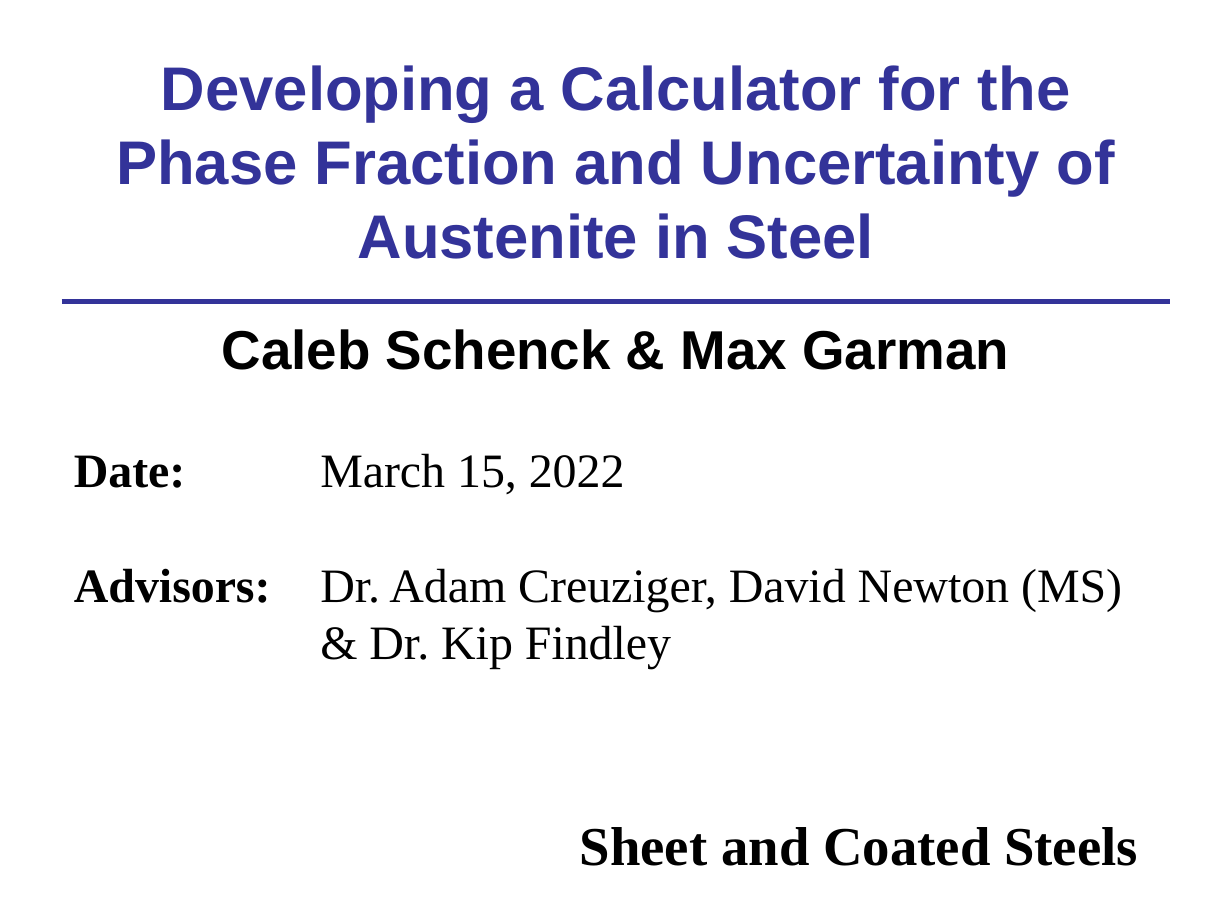
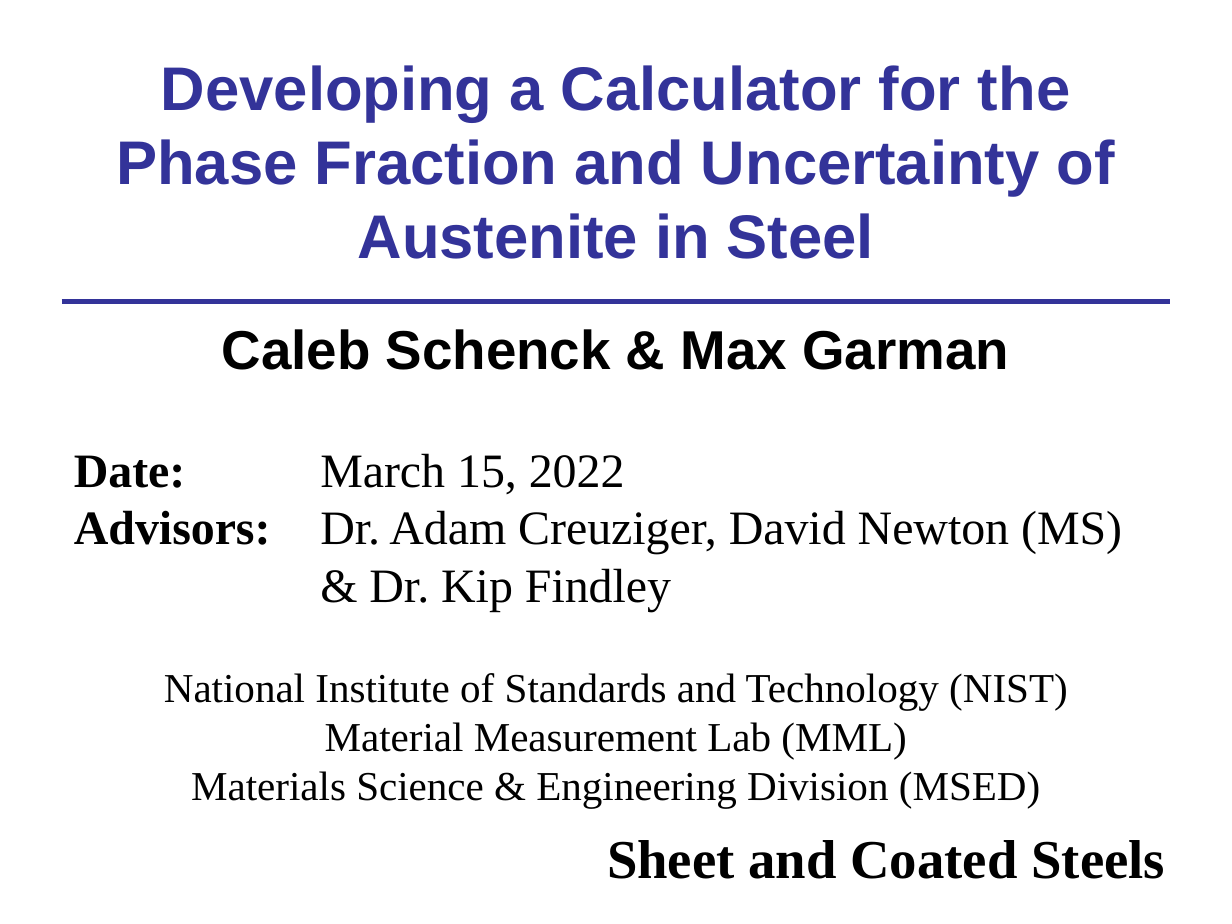
Before and after one commit to usnistgov/AusteniteCalculator, a slide deck: slide 1 of ASPPRC_presentation.pptx. Drawn at 1232x924 pixels with LibreOffice and Linux fonts; fonts in the diff are those of the drawing. Boxes give left, top, right and bottom in pixels: in the first picture for what was removed or moved away, otherwise in the second. Text is boxed around its words. In the diff, an @@ line names an element or a change of style, - is before the commit and + after.

```diff
--- a/ASPPRC_presentation.pptx
+++ b/ASPPRC_presentation.pptx
@@ text at (x1=164, y1=673, x2=1068, y2=808): paragraphs added @@
+National Institute of Standards and Technology (NIST)
+Material Measurement Lab (MML)
+Materials Science & Engineering Division (MSED)
@@ text "Sheet and Coated Steels" moved from (x1=580, y1=827, x2=1138, y2=866) to (x1=607, y1=840, x2=1165, y2=879) @@
```
Also in this commit, not shown: 1 other slide changed.
